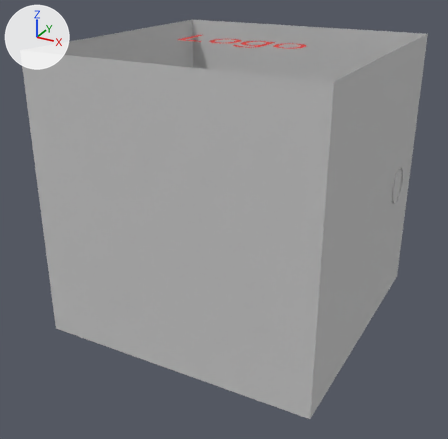
Before and after pictures for a commit that changed the FBX model Assets/ArtWork/3DModels/Rooms/Replication/ReplicationRoom.FBX.
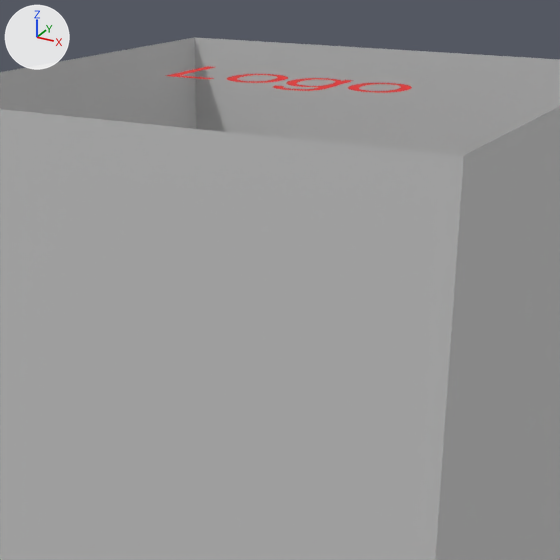
Each version is shown whole from a camera (50 mm lens) standing at (4.89, -9.5, 6.44) and looking at (-0.11, -0.41, 1.9), then close up on the part from 20% to 86% of the width and 0% to 67% of the height. The axes (+X, +Y, +Z) are drawn at upper left. The lights are the same throughout. Where no turn or scale is listed for an object, it has been applied to the vertices. Vertices at the same position are counted once.

In view in the first close-up: 'ReplicationRoom'.
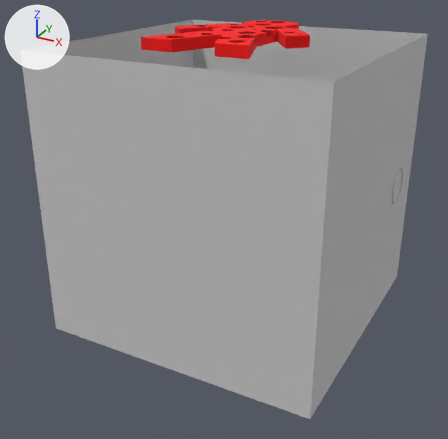
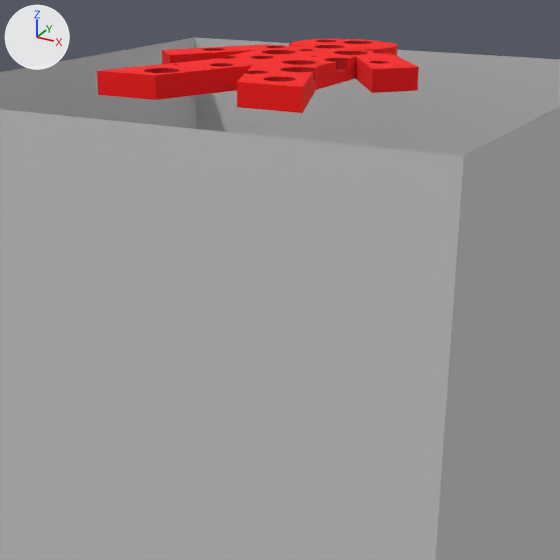
Commit message: Added logos for replication and drone room

What the commit changed:
Material 'Material #27' (mat_material__27) is new.
Its base color is (0.471, 0.0, 0.0) (red #b70000).
Its roughness is 0.859.
Material 'Material #39' (mat_material__39) is new.
Its base color is (1.0, 0.0, 0.0) (red #ff0000).
Its roughness is 0.859.
me_mesh is used by ob_replicationroom; location (0.0, 0.0, 0.0).
me_mesh had 2073 vertices, 3528 faces and spanned x -2.5..2.53, y -2.5..2.5, z -0.01..5.0.
me_mesh now has 2246 vertices, 4269 faces and spans x -2.5..2.53, y -2.5..2.5, z -0.01..5.19.
me_mesh part 1: a new loose piece of 596 vertices spanning x -1.25..1.25, y -1.56..1.58, z 5.0..5.19.
me_mesh part 2: the loose piece of 179 vertices spanning x 0.01..0.5, y -0.49..0.29, z 4.98 is deleted.
me_mesh part 3: the loose piece of 119 vertices spanning x -0.57..-0.06, y -0.28..0.29, z 4.98 is deleted.
me_mesh part 4: the loose piece of 119 vertices spanning x 0.61..1.12, y -0.28..0.29, z 4.98 is deleted.
me_mesh part 5: the loose piece of 6 vertices spanning x -1.12..-0.65, y -0.27..0.49, z 4.98 is deleted.
me_mesh no longer uses material mat_red (red #e62626).
me_mesh now uses material mat_material__39 (red #ff0000).
me_mesh now uses material mat_material__27 (red #b70000).

Boxes (x1, y1, x2, y2) around the edits, measured in the close-ups (560 x 560 px):
part 1 of me_mesh, added (red): after (97, 39, 419, 113)
part 2 of me_mesh, deleted: before (273, 78, 353, 91)
part 3 of me_mesh, deleted: before (227, 74, 288, 83)
part 4 of me_mesh, deleted: before (348, 83, 412, 93)
part 5 of me_mesh, deleted: before (166, 66, 215, 79)
